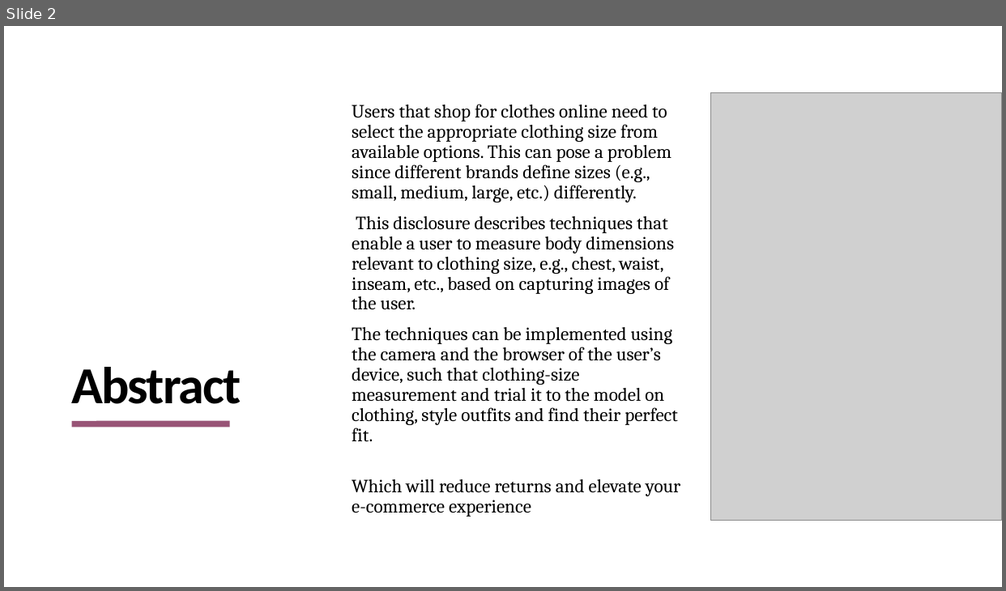
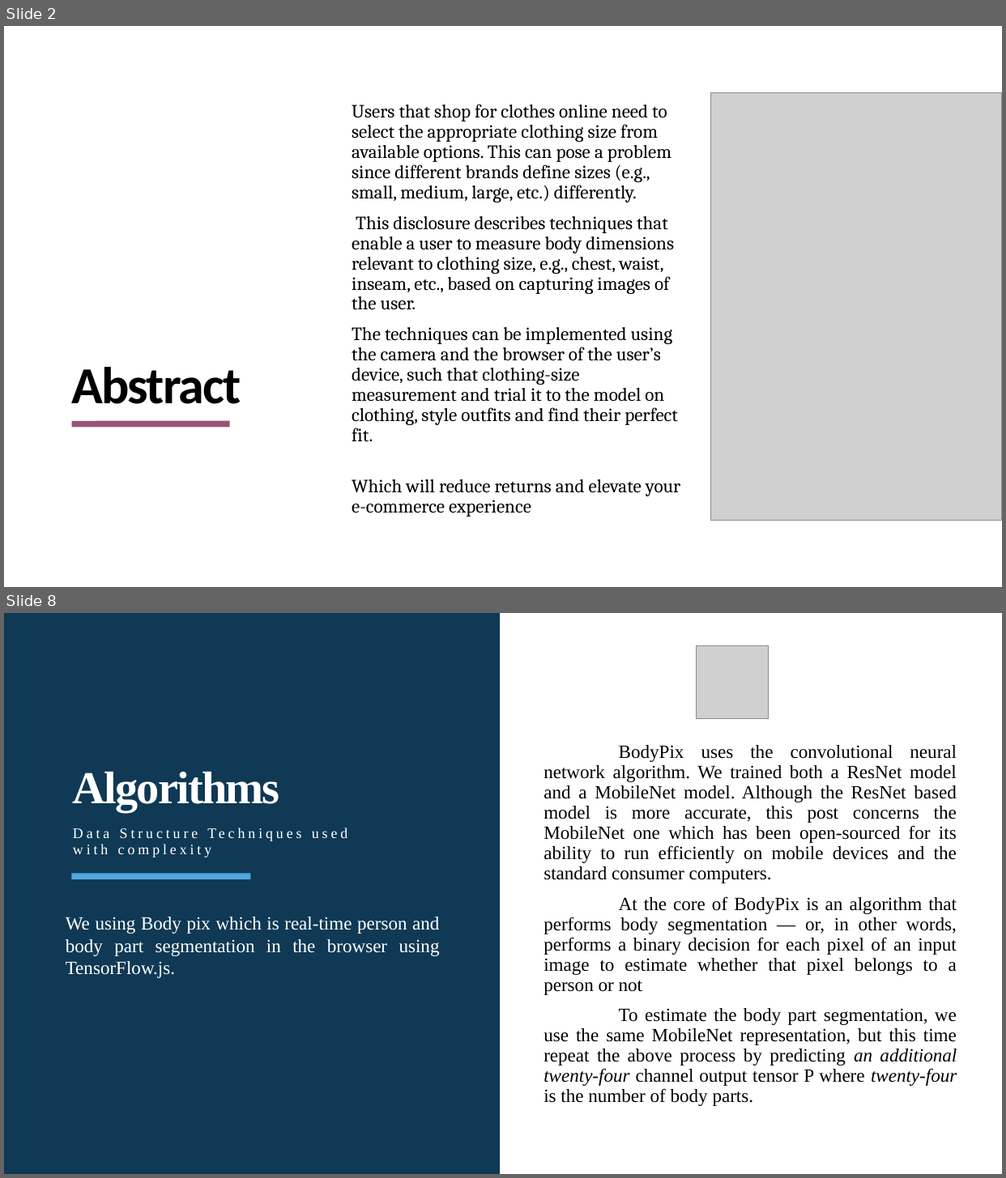
Before and after one commit to 3-idiot/VIRTUAL-CLOTHING-SYSTEM, a slide deck: doc/PPT/VIRTUAL CLOTHING SYSTEM (v1).pptx. Shown one above the other, each under a label of ours: slide 2 before the commit, slides 2 and 8 after it; the slides between them are not shown. The pictures are 1006x591 and 1006x1178 pixels, drawn with LibreOffice and Linux fonts; fonts in the diff are those of the drawing; grey boxes stand for pictures. Boxes give left, top, right and bottom in pixels: in the first picture for what was removed or moved away, otherwise in the second. Text is boxed around its words. In the diff, an @@ line names an element or a change of style, - is before the commit and + after.

```diff
--- a/doc/PPT/VIRTUAL CLOTHING SYSTEM (v1).pptx
+++ b/doc/PPT/VIRTUAL CLOTHING SYSTEM (v1).pptx
@@ slide 8 added at box(4, 613, 1002, 1174), background #FFFFFF @@
@@ rectangle added at box(4, 613, 500, 1174), fill #0F3955 @@
@@ picture added at box(696, 646, 769, 718) @@
@@ text added at box(543, 745, 957, 1106), 18 pt, text #000000 @@
+BodyPix uses the convolutional neural network algorithm. We trained both a ResNet model and a MobileNet model. Although the ResNet based model is more accurate, this post concerns the MobileNet one which has been open-sourced for its ability to run efficiently on mobile devices and the standard consumer computers.
+At the core of BodyPix is an algorithm that performs body segmentation — or, in other words, performs a binary decision for each pixel of an input image to estimate whether that pixel belongs to a person or not
+To estimate the body part segmentation, we use the same MobileNet representation, but this time repeat the above process by predicting an additional twenty-four channel output tensor P where twenty-four is the number of body parts.
@@ title added at box(73, 771, 280, 812), 44 pt, text #FFFFFF, bold @@
+Algorithms
@@ text added at box(73, 844, 212, 858), 14 pt, text #FFFFFF @@
+Data Structure Techniques used with complexity
@@ line added from (250, 876) to (71, 876), #51A7E0 6 pt @@
@@ text added at box(66, 917, 440, 978), 18 pt, text #FFFFFF @@
+We using Body pix which is real-time person and body part segmentation in the browser using TensorFlow.js.
```
Also in this commit, not shown: 7 slides changed, 3 other slides added, 2 slides removed, 3 other files.
